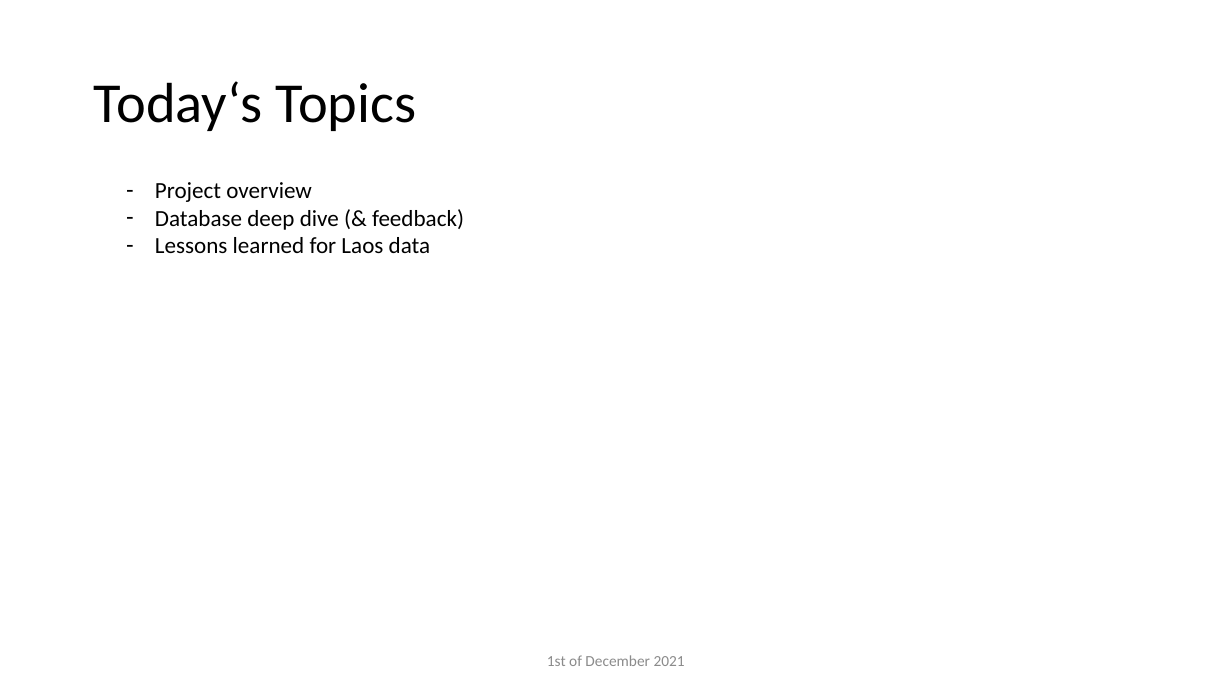
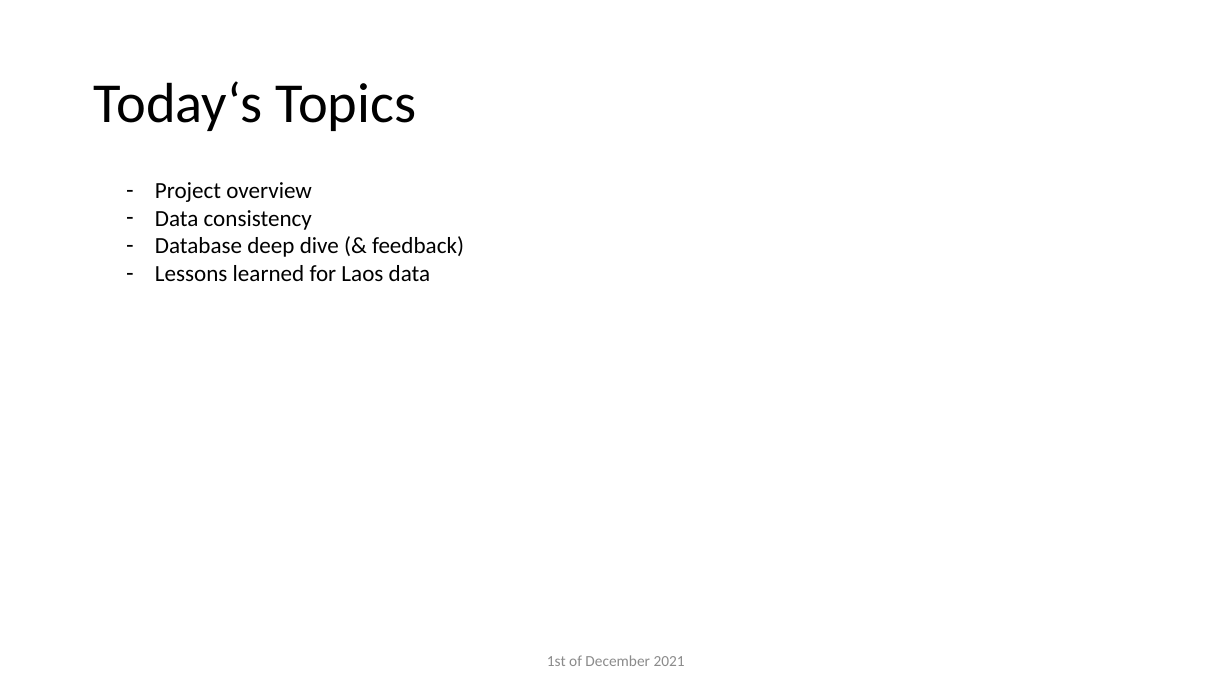
Before and after one commit to CorrelAidSwitzerland/a4d, a slide deck: slide 2 of 1_Orga/1_Monthly_Updates/A4D_Monthly_Update_December.pptx. Drawn at 1232x693 pixels with LibreOffice and Linux fonts; fonts in the diff are those of the drawing. Boxes give left, top, right and bottom in pixels: in the first picture for what was removed or moved away, otherwise in the second. Text is boxed around its words. In the diff, an @@ line names an element or a change of style, - is before the commit and + after.

```diff
--- a/1_Orga/1_Monthly_Updates/A4D_Monthly_Update_December.pptx
+++ b/1_Orga/1_Monthly_Updates/A4D_Monthly_Update_December.pptx
@@ text at (155,210,312,230): paragraph added @@
+– Data consistency
```
Also in this commit, not shown: 1 other slide changed, 1 slide added, 2 other files.
